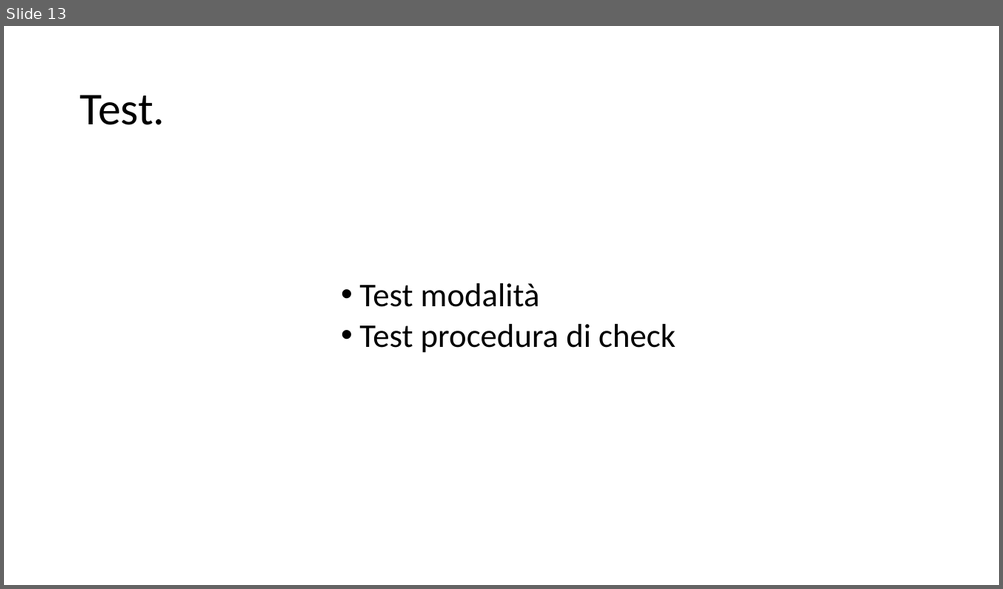
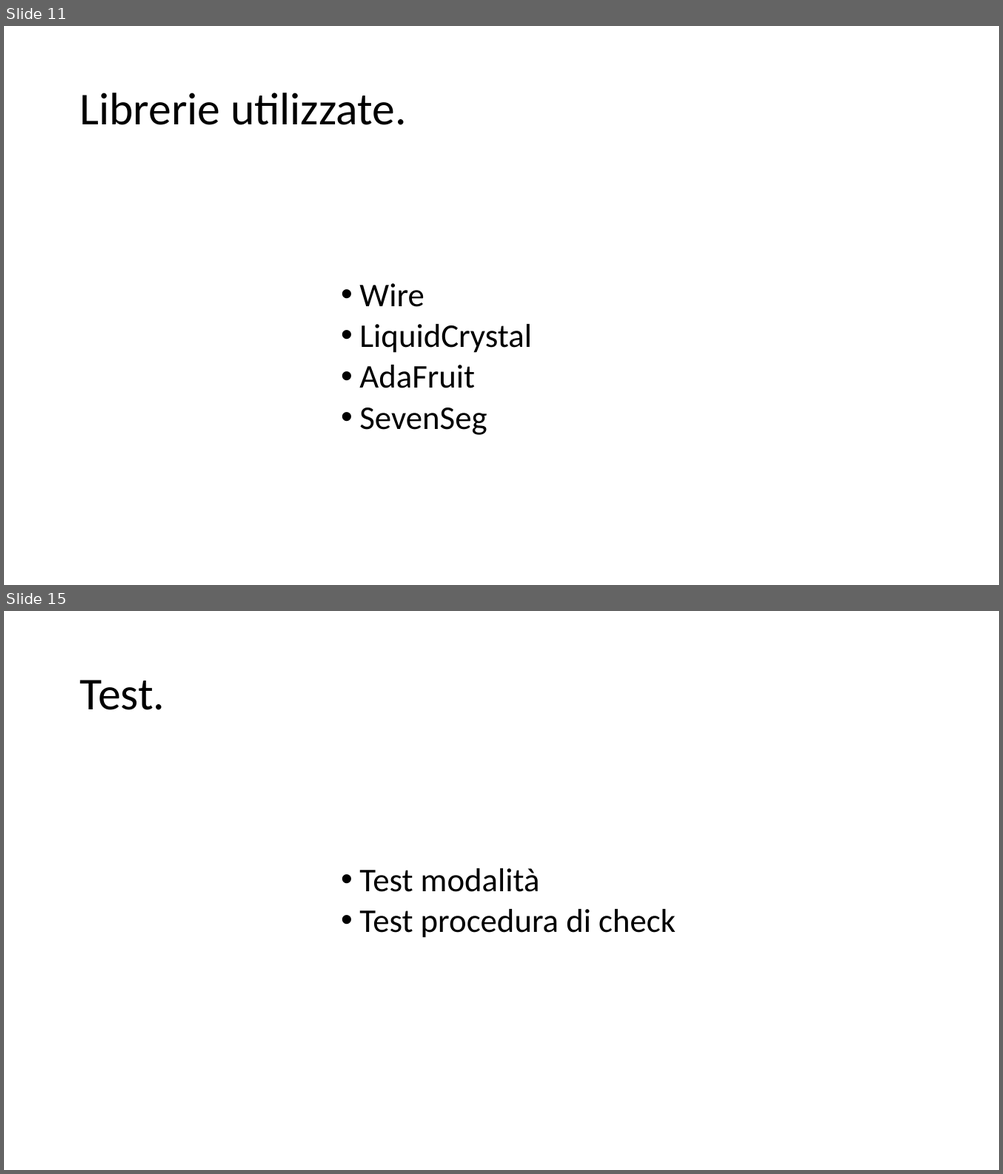
Before and after one commit to filippofinke/reaction-time-training, a slide deck: Presentations/Presentazione.pptx. Shown one above the other, each under a label of ours: slide 13 before the commit, slides 11 and 15 after it; the slides between them are not shown. The pictures are 1003x589 and 1003x1174 pixels, drawn with LibreOffice and Linux fonts; fonts in the diff are those of the drawing. Boxes give left, top, right and bottom in pixels: in the first picture for what was removed or moved away, otherwise in the second. Text is boxed around its words. In the diff, an @@ line names an element or a change of style, - is before the commit and + after.

```diff
--- a/Presentations/Presentazione.pptx
+++ b/Presentations/Presentazione.pptx
@@ slide 11 added at (4,26,999,585), background #FFFFFF @@
@@ title added at (79,93,407,125), 44 pt, text #000000 @@
+Librerie utilizzate.
@@ text added at (359,284,532,435), 32 pt, text #000000 @@
+              • Wire
+              • LiquidCrystal
+              • AdaFruit
+              • SevenSeg
@@ what was slide 13 is now slide 15 @@
```
Also in this commit, not shown: 3 slides changed, 1 other slide added, 3 other files.
